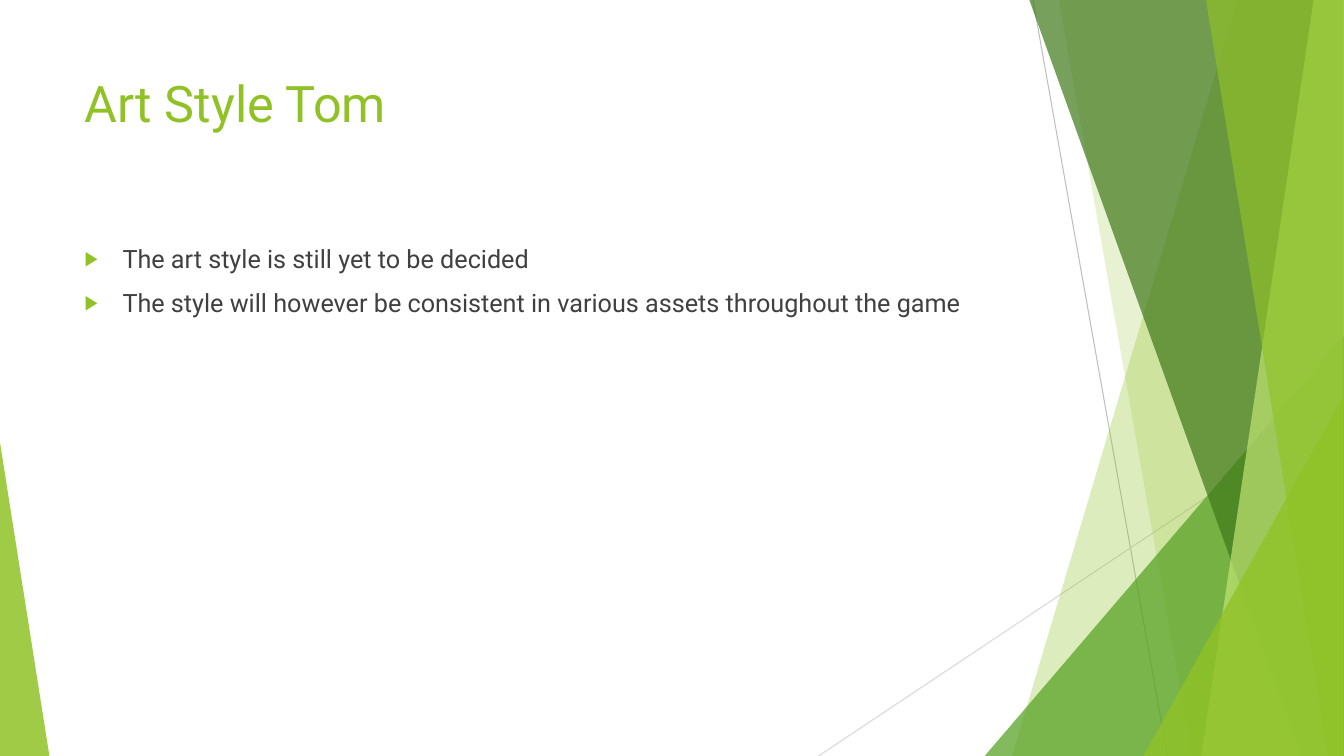
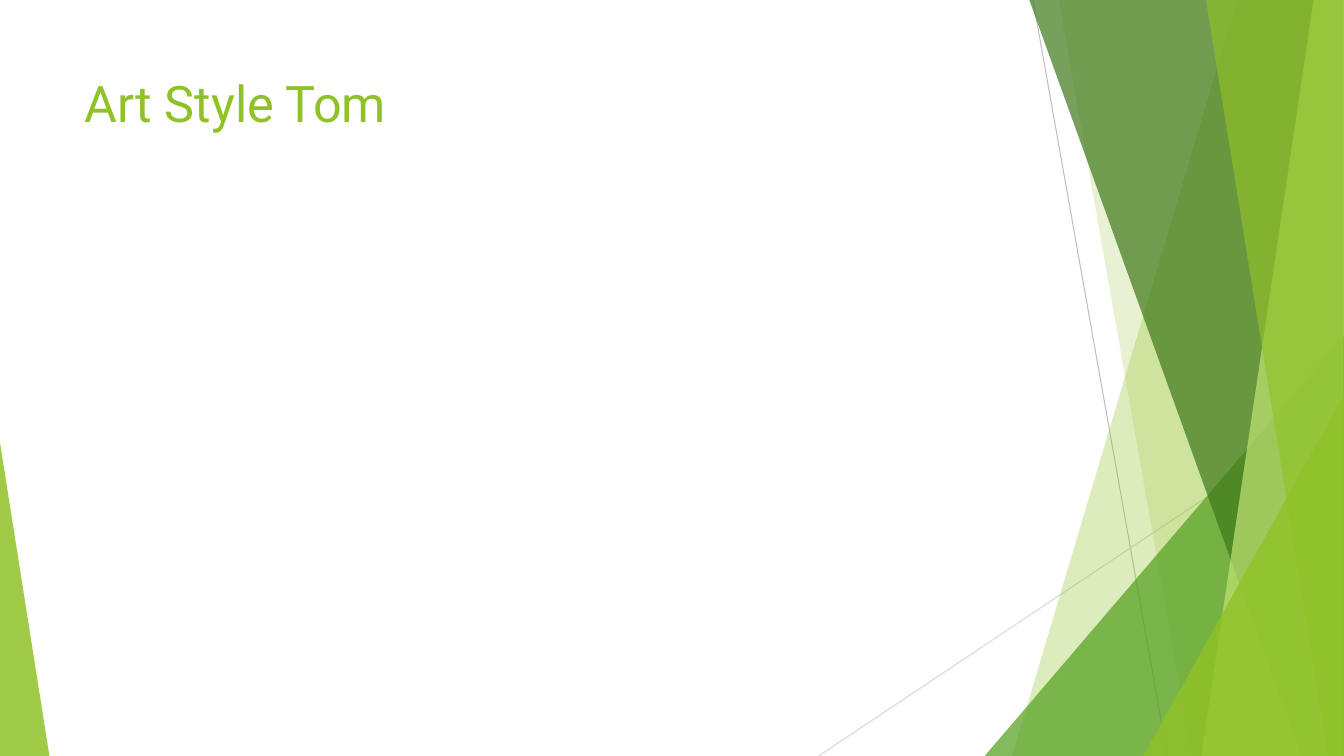
Before and after one commit to UoSGamesGroups/first-semester-l4-5-group-14, a slide deck: slide 7 of Group 14.pptx. Drawn at 1344x756 pixels with LibreOffice and Linux fonts; fonts in the diff are those of the drawing. Boxes give left, top, right and bottom in pixels: in the first picture for what was removed or moved away, otherwise in the second. Text is boxed around its words. In the diff, an @@ line names an element or a change of style, - is before the commit and + after.

```diff
--- a/Group 14.pptx
+++ b/Group 14.pptx
@@ text removed at (123, 249, 960, 318) @@
-▶ The art style is still yet to be decided
-▶ The style will however be consistent in various assets throughout the game
```
Also in this commit, not shown: 1 slide added, 1 slide removed.
